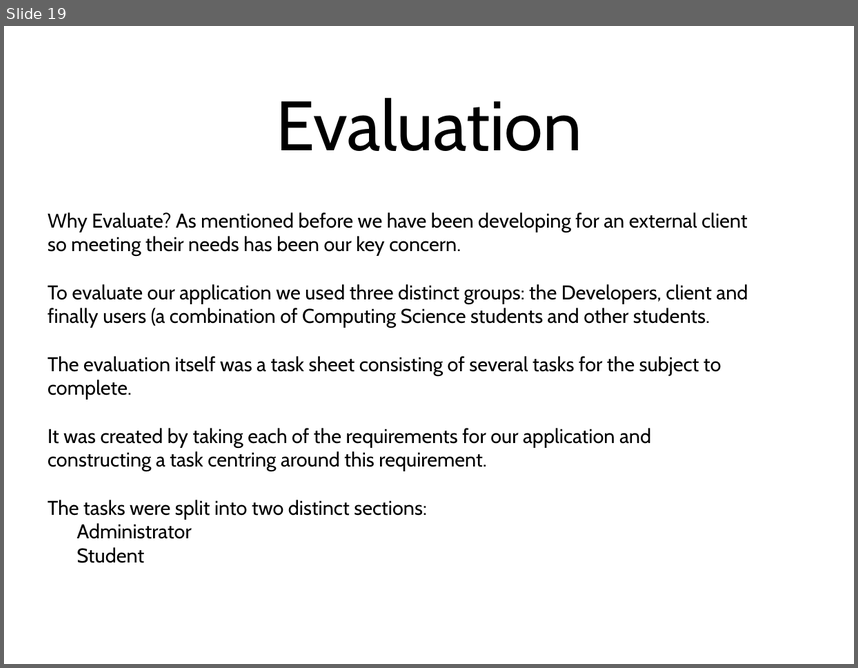
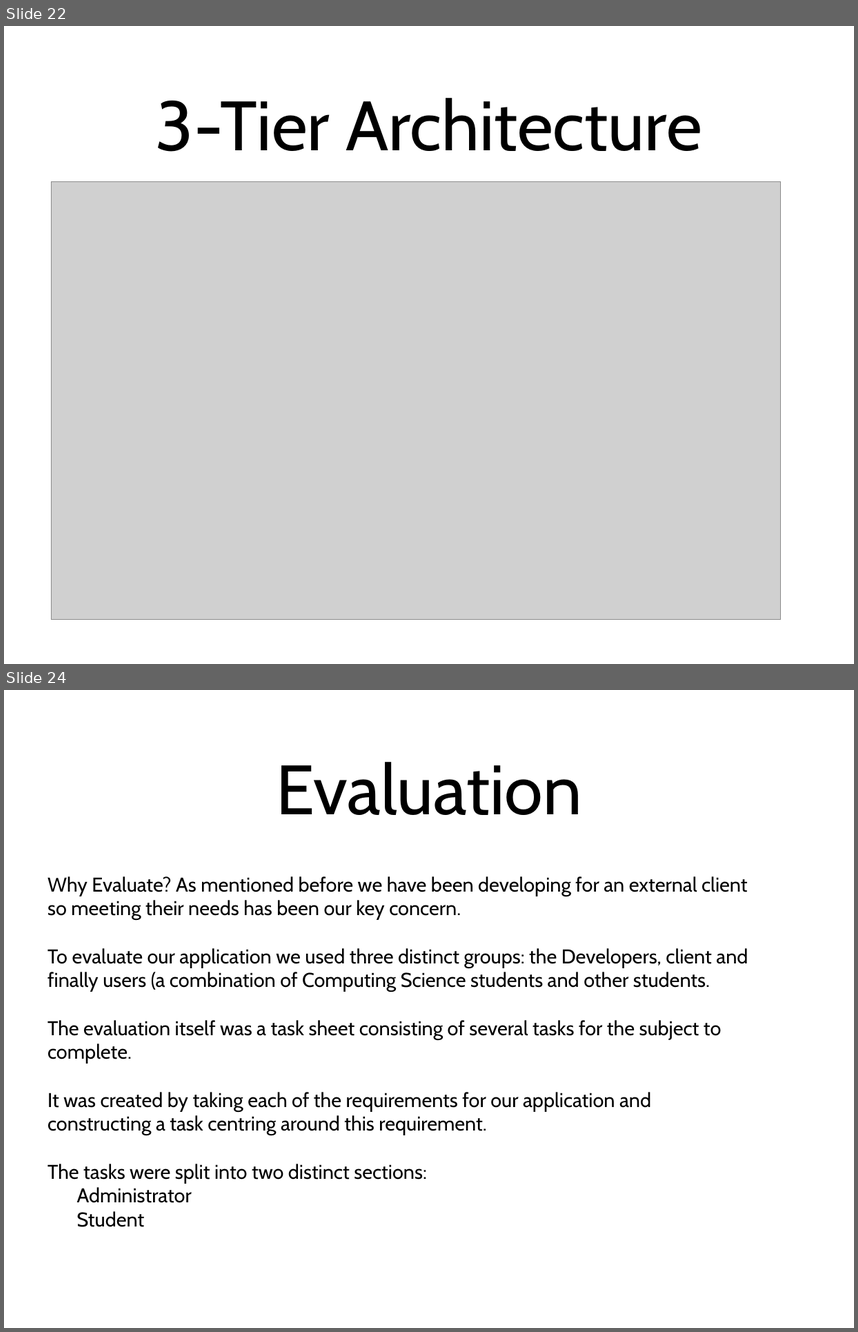
Before and after one commit to Stringsy/team-project, a slide deck: Documentation/Team V Project Presentation.ppt. Shown one above the other, each under a label of ours: slide 19 before the commit, slides 22 and 24 after it; the slides between them are not shown. The pictures are 858x668 and 858x1332 pixels, drawn with LibreOffice and Linux fonts; fonts in the diff are those of the drawing; grey boxes stand for pictures. Boxes give left, top, right and bottom in pixels: in the first picture for what was removed or moved away, otherwise in the second. Text is boxed around its words. In the diff, an @@ line names an element or a change of style, - is before the commit and + after.

```diff
--- a/Documentation/Team V Project Presentation.ppt
+++ b/Documentation/Team V Project Presentation.ppt
@@ slide 22 added at [4, 26, 854, 664], background #FFFFFF @@
@@ title added at [156, 98, 702, 152], 84 pt, text #000000 @@
+3-Tier Architecture
@@ picture added at [51, 181, 780, 619] @@
@@ what was slide 19 is now slide 24 @@
```
Also in this commit, not shown: 5 other slides added, 1 slide removed.
